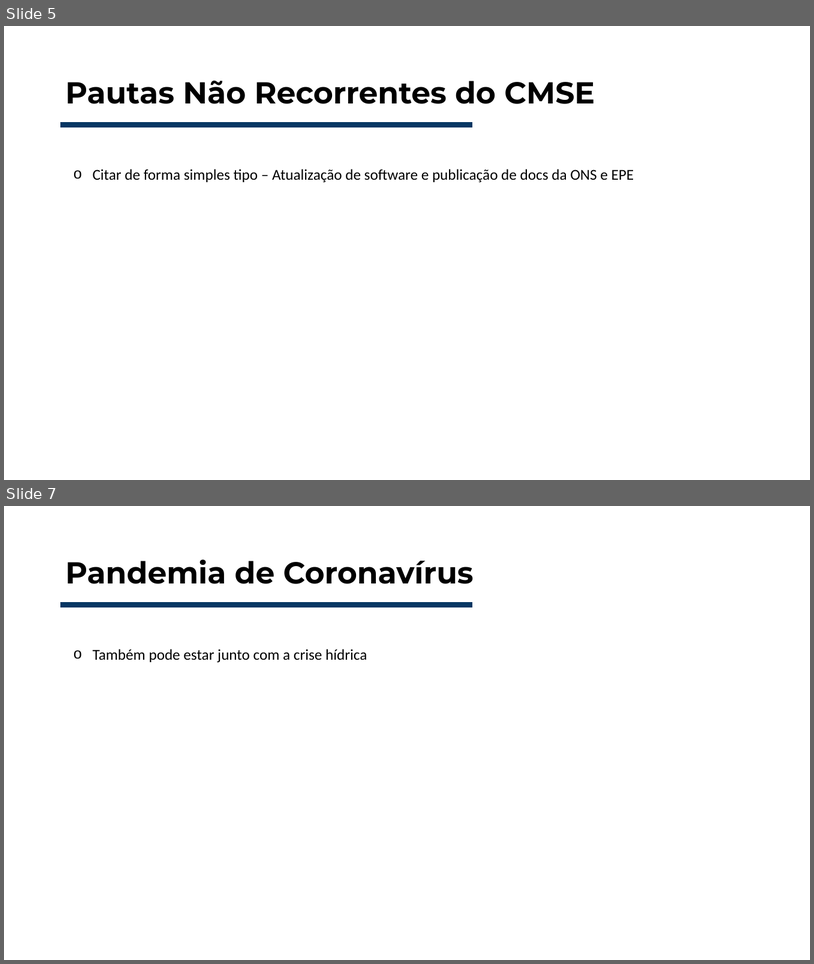
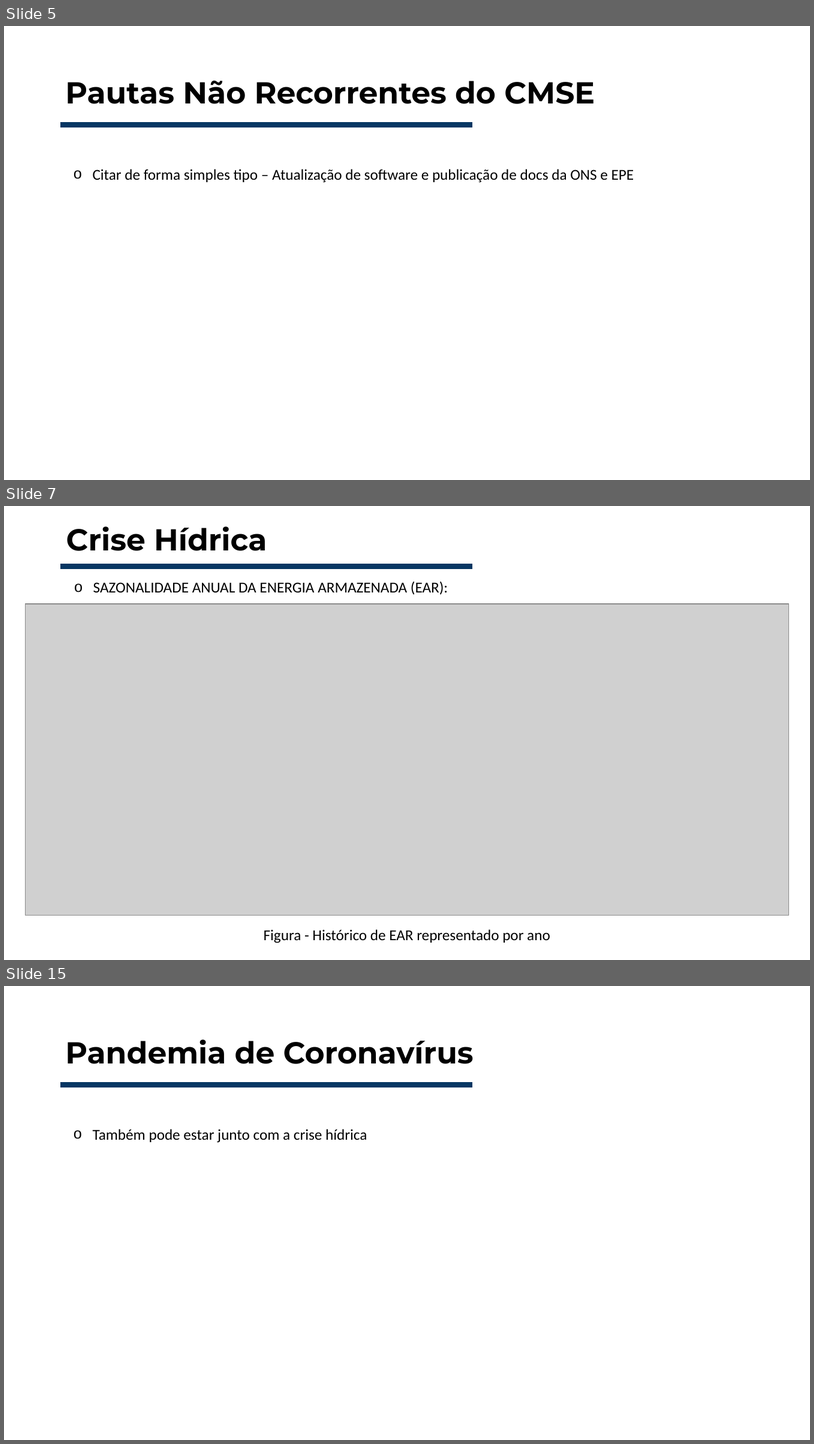
Before and after one commit to Rafa3lAlbuqueruqe/Planejamento_energetico_trabalhos, a slide deck: Seminário 1 - CMSE/Seminário - Comitê de Monitoramento do Sistema Elétrico.pptx. Shown one above the other, each under a label of ours: slides 5 and 7 before the commit, slides 5, 7 and 15 after it; the slides between them are not shown. The pictures are 814x964 and 814x1444 pixels, drawn with LibreOffice and Linux fonts; fonts in the diff are those of the drawing; grey boxes stand for pictures. Boxes give left, top, right and bottom in pixels: in the first picture for what was removed or moved away, otherwise in the second. Text is boxed around its words. In the diff, an @@ line names an element or a change of style, - is before the commit and + after.

Commit message:
Added figures and pages to presentation

```diff
--- a/Seminário 1 - CMSE/Seminário - Comitê de Monitoramento do Sistema Elétrico.pptx
+++ b/Seminário 1 - CMSE/Seminário - Comitê de Monitoramento do Sistema Elétrico.pptx
@@ slide 7 added at box(4, 506, 810, 960), background #FFFFFF @@
@@ title added at box(66, 526, 267, 551), 36 pt, text #000000, bold @@
+Crise Hídrica
@@ line added from (60, 567) to (473, 567), #073763 6 pt @@
@@ text added at box(93, 582, 448, 595), 18 pt, text #000000 @@
+  o SAZONALIDADE ANUAL DA ENERGIA ARMAZENADA (EAR):
@@ picture added at box(25, 604, 789, 916) @@
@@ text added at box(264, 929, 551, 943), 18 pt, text #000000 @@
+Figura - Histórico de EAR representado por ano
@@ what was slide 7 is now slide 15 @@
```
Also in this commit, not shown: 1 slide changed, 7 other slides added, 13 other files.
